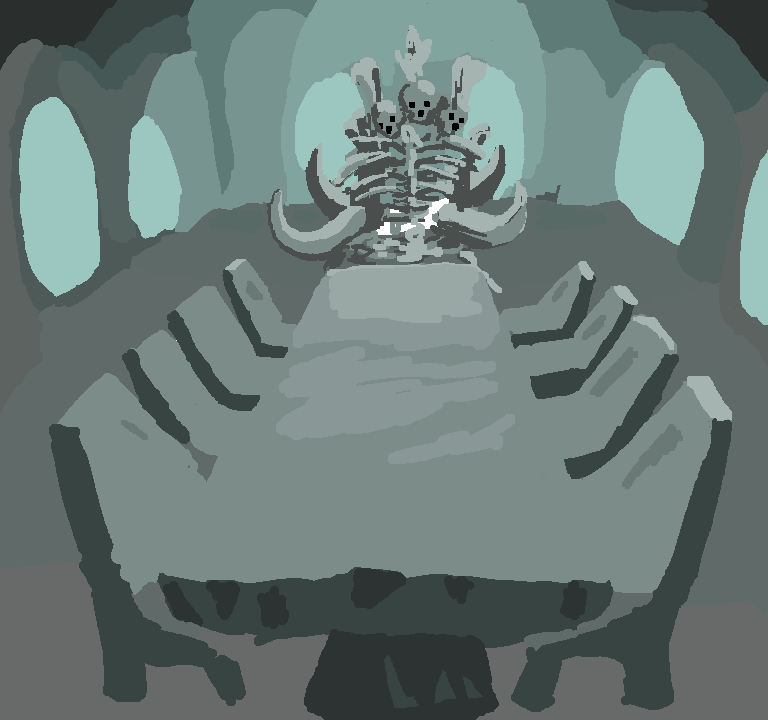
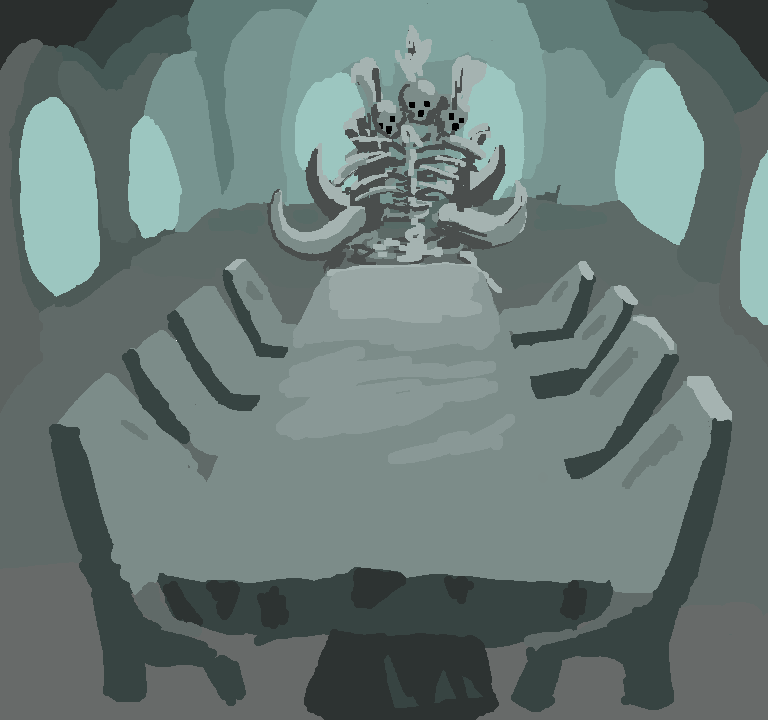
Layers edited between the first and the second 768×720 image:
painted on "Background" over bbox(376, 156, 449, 240)
